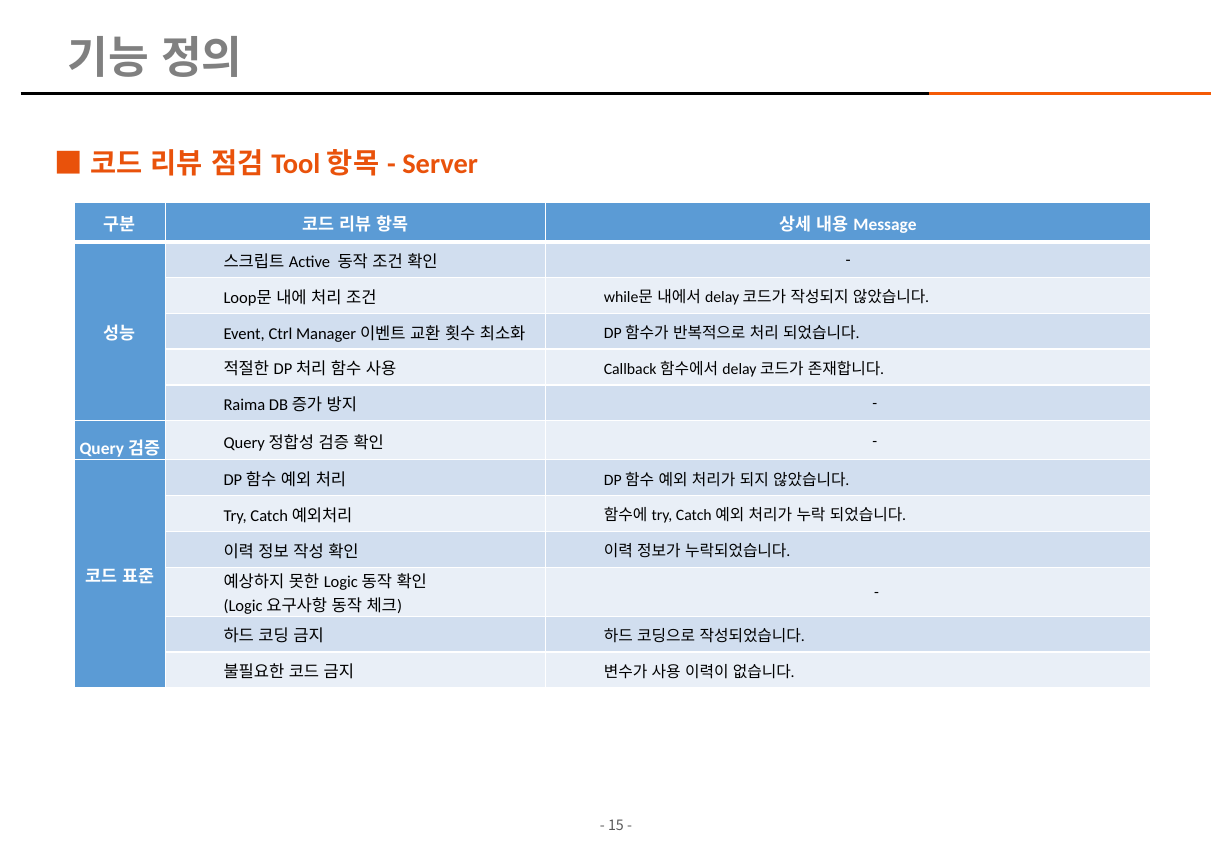
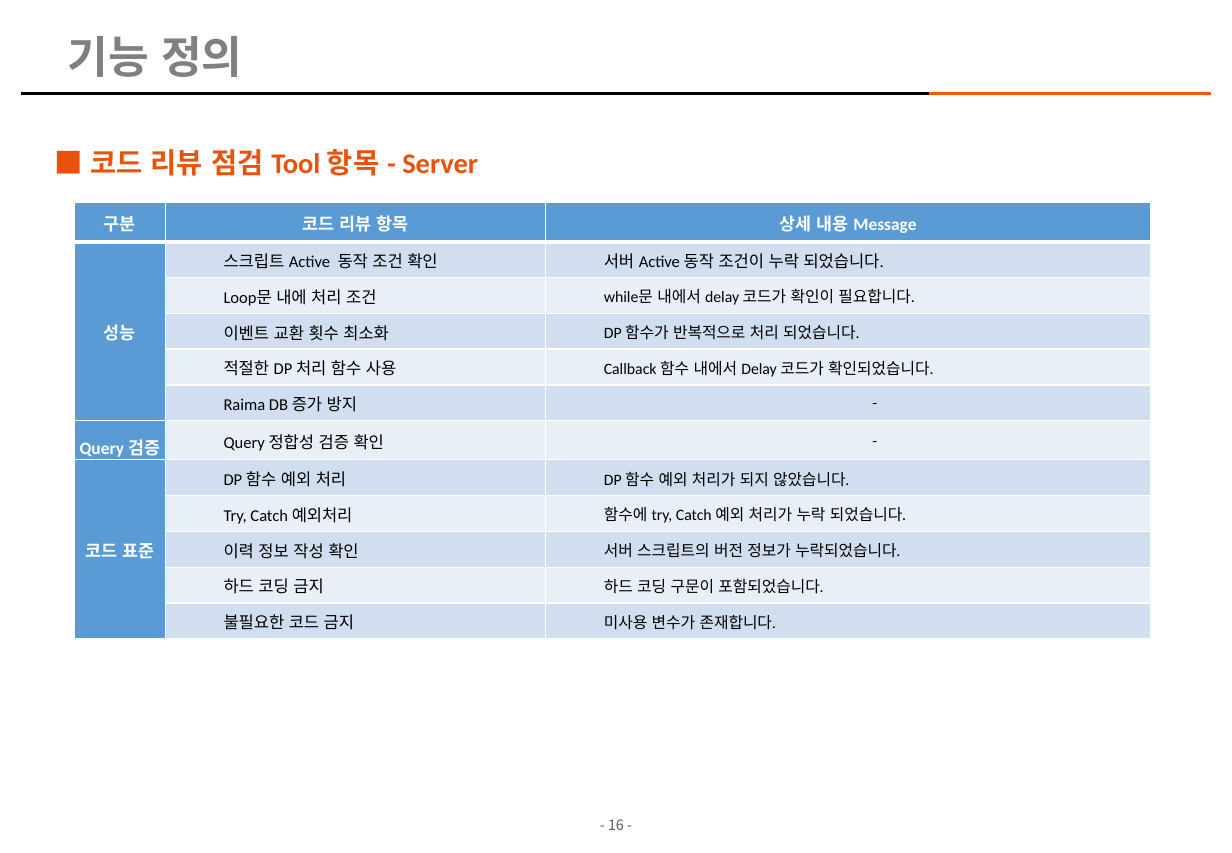
Before and after one commit to kimhopepa/PythonPjt, a slide deck: slide 16 of CodeReviewTool/doc/CodeReview_점검_Tool_개발계획서_rev06.pptx (slide 15 before the commit). Drawn at 1232x853 pixels with LibreOffice and Linux fonts; fonts in the diff are those of the drawing; background and template pictures are left out. Boxes give left, top, right and bottom in pixels: in the first picture for what was removed or moved away, otherwise in the second. Text is boxed around its words. In the diff, an @@ line names an element or a change of style, - is before the commit and + after.

```diff
--- a/CodeReviewTool/doc/CodeReview_점검_Tool_개발계획서_rev06.pptx
+++ b/CodeReviewTool/doc/CodeReview_점검_Tool_개발계획서_rev06.pptx
@@ table at (74,202,1149,636) @@
-row 2, column 3: -
+row 2, column 3: 서버 Active 동작 조건이 누락 되었습니다.
-row 3, column 3: while문 내에서 delay 코드가 작성되지 않았습니다.
+row 3, column 3: while문 내에서 delay 코드가 확인이 필요합니다.
-row 4, column 2: Event, Ctrl Manager 이벤트 교환 횟수 최소화
+row 4, column 2: 이벤트 교환 횟수 최소화
-row 5, column 3: Callback 함수에서 delay 코드가 존재합니다.
+row 5, column 3: Callback 함수 내에서 Delay 코드가 확인되었습니다.
-row 10:  | 이력 정보 작성 확인 | 이력 정보가 누락되었습니다.
-row 11:  | 예상하지 못한 Logic 동작 확인 (Logic 요구사항 동작 체크) | -
-row 12:  | 하드 코딩 금지 | 하드 코딩으로 작성되었습니다.
-row 13:  | 불필요한 코드 금지 | 변수가 사용 이력이 없습니다.
+row 10:  | 이력 정보 작성 확인 | 서버 스크립트의 버전 정보가 누락되었습니다.
+row 11:  | 하드 코딩 금지 | 하드 코딩 구문이 포함되었습니다.
+row 12:  | 불필요한 코드 금지 | 미사용 변수가 존재합니다.
@@ page number at (608,819,624,830): text changed @@
-- 15 -
+- 16 -
```
Also in this commit, not shown: 1 other slide changed, 1 slide added, 6 other files.
